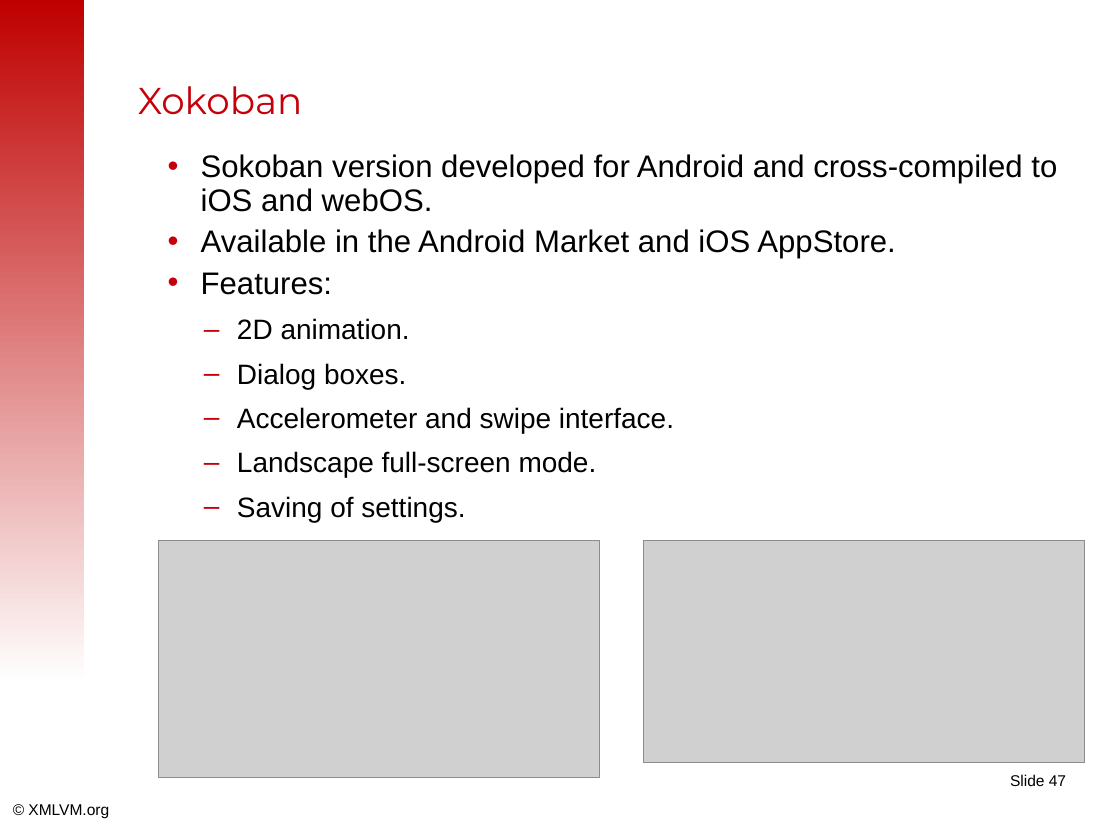
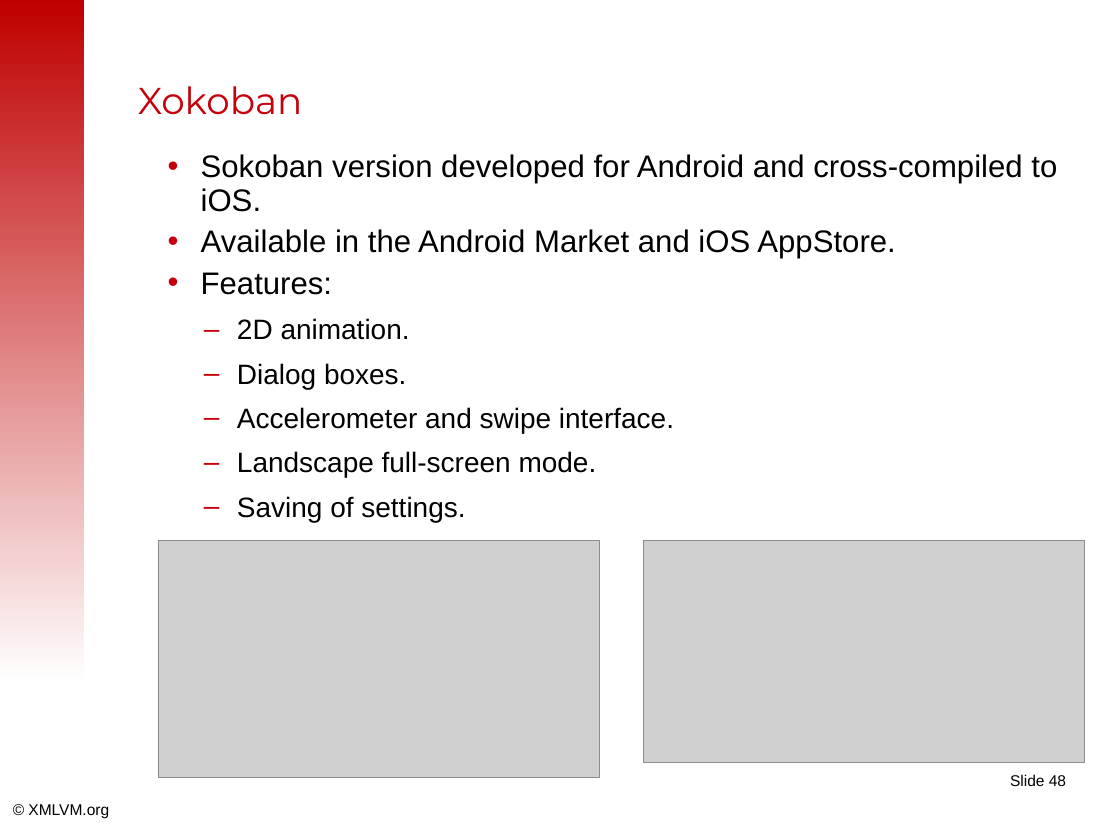
Before and after one commit to tisoft/xmlvm, a slide deck: slide 48 of doc/slides/android2iphone-master.odp (slide 47 before the commit). Drawn at 1120x840 pixels with LibreOffice and Linux fonts; fonts in the diff are those of the drawing; grey boxes stand for pictures; background and template pictures are left out. Boxes give left, top, right and bottom in pixels: in the first picture for what was removed or moved away, otherwise in the second. Text is boxed around its words. In the diff, an @@ line names an element or a change of style, - is before the commit and + after.

```diff
--- a/doc/slides/android2iphone-master.odp
+++ b/doc/slides/android2iphone-master.odp
@@ text at box(201, 154, 1057, 212): text changed @@
-• Sokoban version developed for Android and cross-compiled to iOS and webOS.
+• Sokoban version developed for Android and cross-compiled to iOS.
@@ page number at box(1010, 774, 1066, 786): text changed @@
-Slide 47
+Slide 48
```
Also in this commit, not shown: 20 other slides changed, 4 slides added, 1 slide removed.
